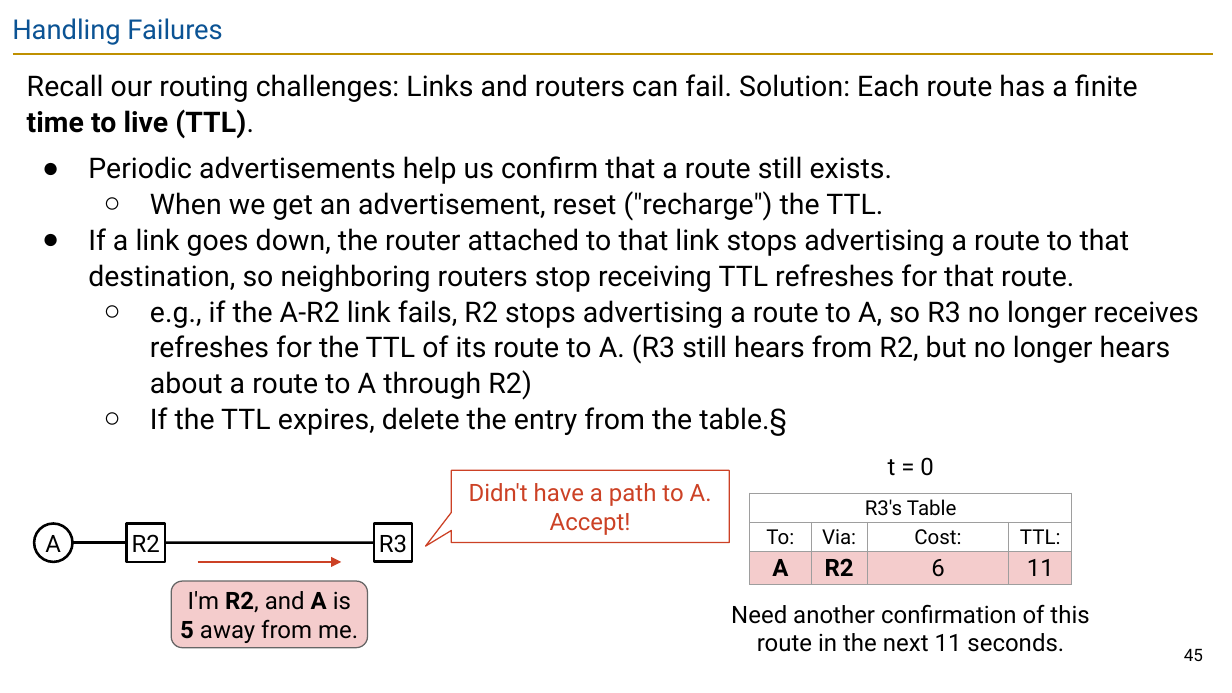
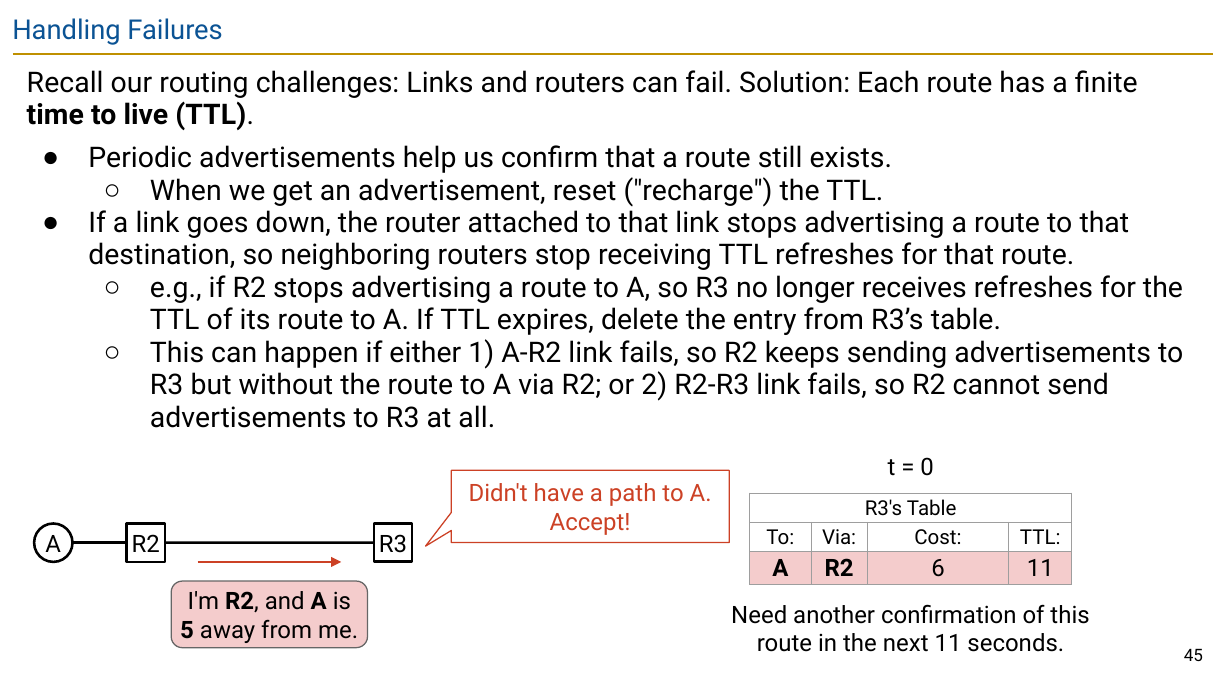
Before and after one commit to guhofstra/CSC175Sp26, a slide deck: slide 45 of PPTs/Lecture 5.2 - Distance-Vector.pptx. Drawn at 1232x693 pixels with LibreOffice and Linux fonts; fonts in the diff are those of the drawing. Boxes give left, top, right and bottom in pixels: in the first picture for what was removed or moved away, otherwise in the second. Text is boxed around its words. In the diff, an @@ line names an element or a change of style, - is before the commit and + after.

```diff
--- a/PPTs/Lecture 5.2 - Distance-Vector.pptx
+++ b/PPTs/Lecture 5.2 - Distance-Vector.pptx
@@ text at [27,70,1138,270]: line spacing 1.05 to 0.95 @@
@@ text at [150,275,1183,428]: text changed @@
-  ○ e.g., if the A-R2 link fails, R2 stops advertising a route to A, so R3 no longer receives refreshes for the TTL of its route to A. (R3 still hears from R2, but no longer hears about a route to A through R2)
-  ○ If the TTL expires, delete the entry from the table.§
+  ○ e.g., if R2 stops advertising a route to A, so R3 no longer receives refreshes for the TTL of its route to A. If TTL expires, delete the entry from R3’s table.
+  ○ This can happen if either 1) A-R2 link fails, so R2 keeps sending advertisements to R3 but without the route to A via R2; or 2) R2-R3 link fails, so R2 cannot send advertisements to R3 at all.
```
Also in this commit, not shown: 22 other slides changed, 2 other files.
